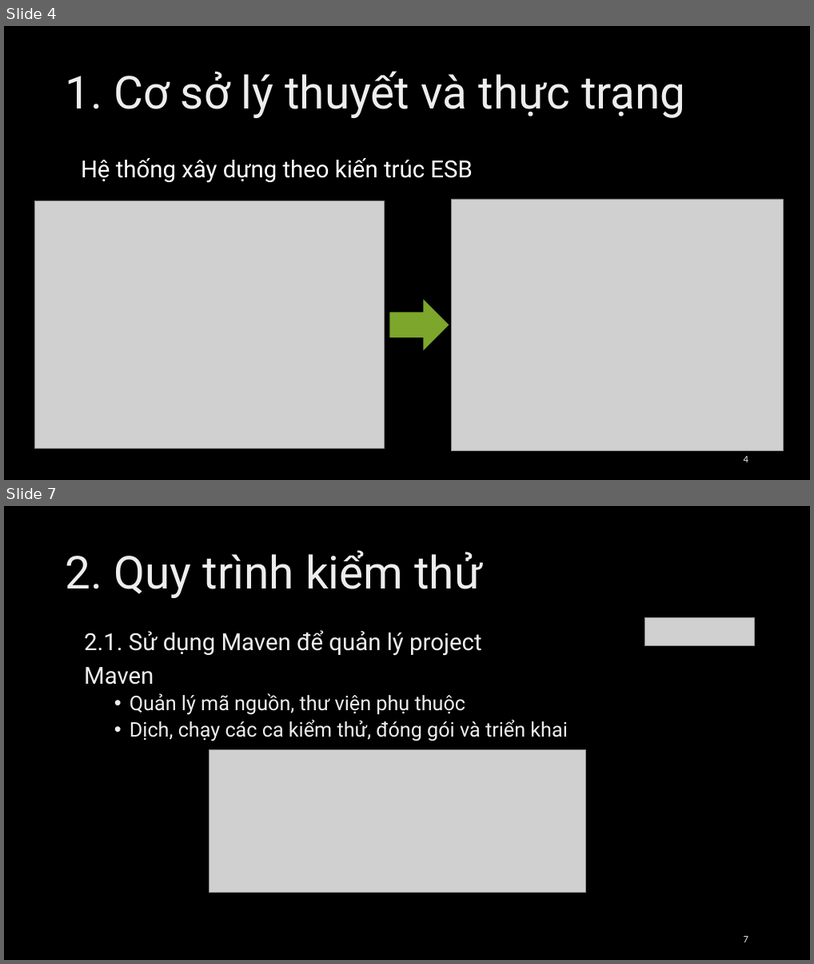
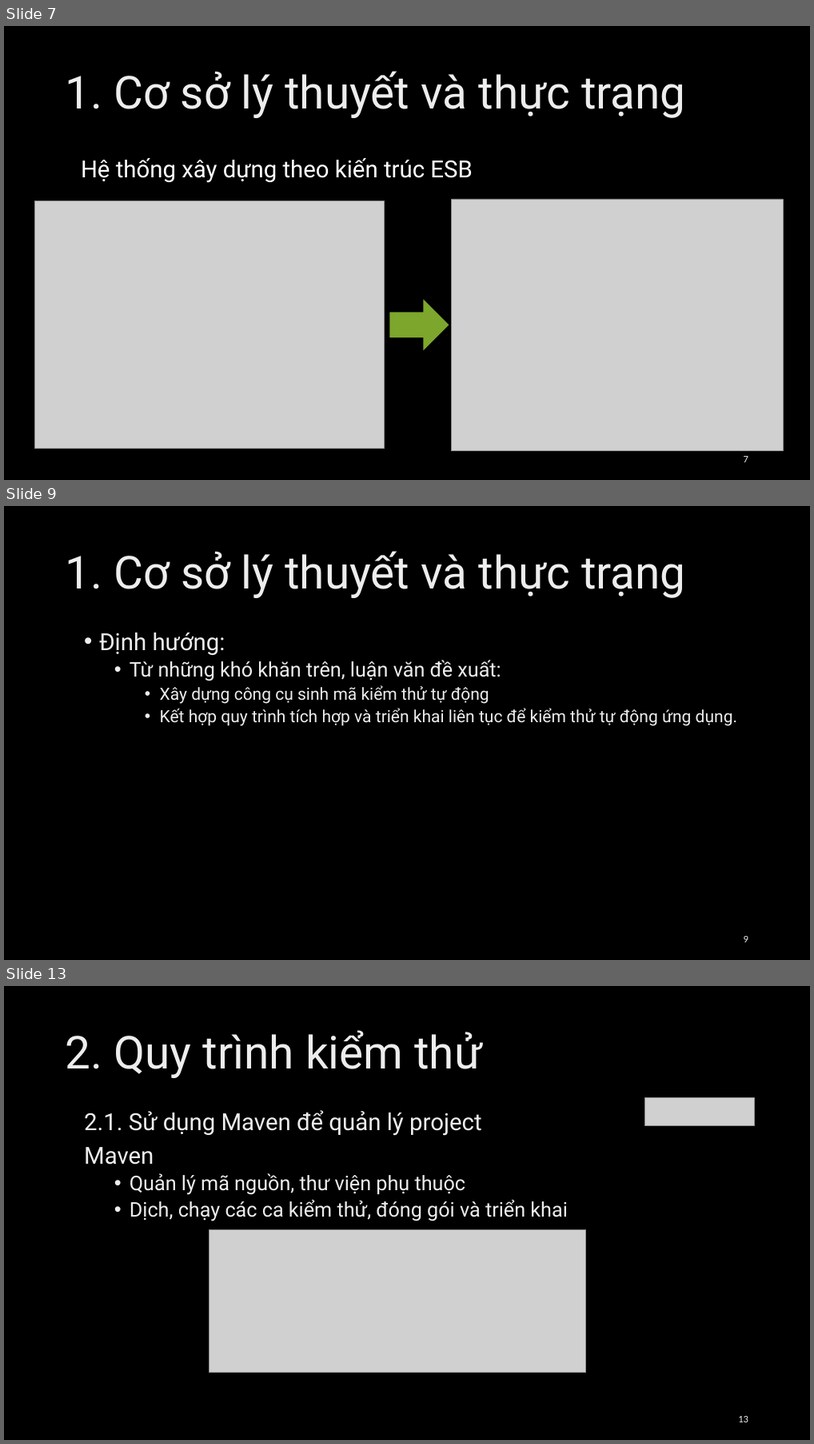
Before and after one commit to Loandt1/FuncTestGenerator, a slide deck: docs/Loandt_Presentation.pptx. Shown one above the other, each under a label of ours: slides 4 and 7 before the commit, slides 7, 9 and 13 after it; the slides between them are not shown. The pictures are 814x964 and 814x1444 pixels, drawn with LibreOffice and Linux fonts; fonts in the diff are those of the drawing; grey boxes stand for pictures; background and template pictures are left out. Boxes give left, top, right and bottom in pixels: in the first picture for what was removed or moved away, otherwise in the second. Text is boxed around its words. In the diff, an @@ line names an element or a change of style, - is before the commit and + after.

```diff
--- a/docs/Loandt_Presentation.pptx
+++ b/docs/Loandt_Presentation.pptx
@@ slide 9 added at box(4, 506, 810, 960), background picture (left out) @@
@@ title added at box(66, 551, 686, 598), 54 pt, text gradient #BFBFBF to #EDEDED to #FFFFFF @@
+1. Cơ sở lý thuyết và thực trạng
@@ text added at box(99, 632, 738, 726), 20 pt, text gradient #BFBFBF to #EDEDED to #FFFFFF @@
+• Định hướng:
+  • Từ những khó khăn trên, luận văn đề xuất:
+    • Xây dựng công cụ sinh mã kiểm thử tự động
+    • Kết hợp quy trình tích hợp và triển khai liên tục để kiểm thử tự động ứng dụng.
@@ page number added at box(744, 936, 749, 942), 12 pt, text gradient #9E9E9E to #EDEDED to #FFFFFF @@
+9
@@ what was slide 4 is now slide 7 @@
@@ page number at box(744, 456, 749, 462): text changed @@
-4
+7
@@ what was slide 7 is now slide 13 @@
@@ page number at box(738, 1416, 749, 1422): text changed @@
-7
+13
```
Also in this commit, not shown: 6 slides changed, 12 other slides added, 1 other file.
